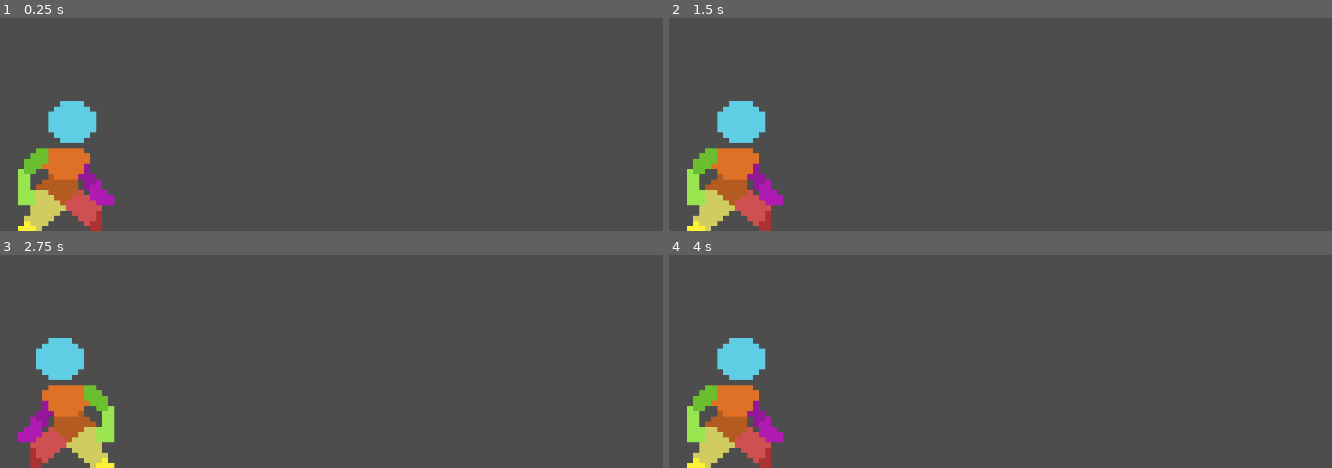
Above: before the commit, frames 1-4 (two rows, left to right).
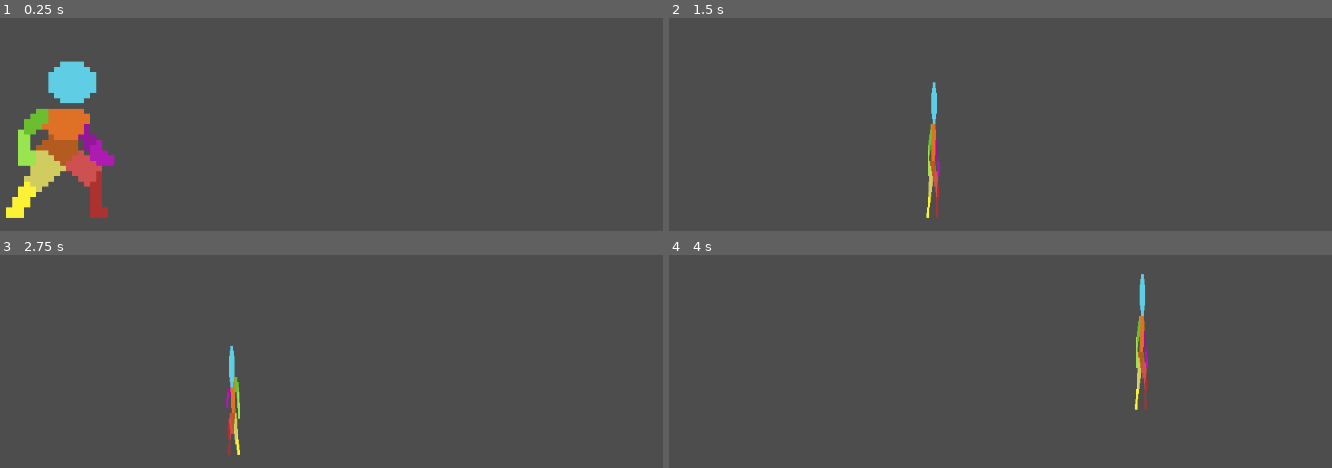
Above: after the commit, the same moments.

Repository: Filipe3110/Pap
Game: Godot game, scene res://Cenas/main.tscn
Same seed, same stepped clock (60 frames per second), same inputs: the game is played once before the commit and once after it.
Inputs:
- Up to frame 1 (0.25 s): no input
- Up to frame 2 (1.5 s): tap Enter at 0.5 s; hold D (right) from 0.53 s (still down); tap W (up) at 0.6, 0.77, 1.07, 1.35 s
- Up to frame 3 (2.75 s): tap W (up) at 1.52, 1.82, 2.1 s; release D (right) at 2.03 s; hold A (left) from 2.03 s (still down)
- Up to frame 4 (4 s): release A (left) at 2.78 s; hold D (right) from 2.78 s (still down); tap W (up) at 2.85, 3.02, 3.32, 3.6, 3.77 s

The runs differ from the first frame. In frame 1, 7.9% of the frame differs, in the area x 0-18%, y 20-100%; in frame 2, 5.7%; in frame 3, 5.7%; in frame 4, 5.7%.

Commit message:
Bug do pc de casa

Diff:
--- a/khaos/Cenas/player.tscn
+++ b/khaos/Cenas/player.tscn
@@ -1,7 +1,8 @@
-[gd_scene load_steps=13 format=3 uid="uid://ggd4lo3ux08y"]
+[gd_scene load_steps=18 format=3 uid="uid://ggd4lo3ux08y"]
 
 [ext_resource type="Script" path="res://Scrips/player.gd" id="1_5jnab"]
 [ext_resource type="Texture2D" uid="uid://dccph3d2ovpth" path="res://Sprites/Asset Packs 1-5/Asset Pack-V1/Player Idle/Player Idle 48x48.png" id="2_odjg4"]
+[ext_resource type="Texture2D" uid="uid://b2emwknhmsyn1" path="res://Sprites/Asset Packs 1-5/Asset Pack-V1/Player Land/player land 48x48.png" id="3_iyjnr"]
 
 [sub_resource type="AtlasTexture" id="AtlasTexture_fuxhr"]
 atlas = ExtResource("2_odjg4")
@@ -14,6 +15,22 @@
 [sub_resource type="AtlasTexture" id="AtlasTexture_qn15d"]
 atlas = ExtResource("2_odjg4")
 region = Rect2(432, 0, 48, 48)
+
+[sub_resource type="AtlasTexture" id="AtlasTexture_2jwge"]
+atlas = ExtResource("3_iyjnr")
+region = Rect2(192, 0, 48, 48)
+
+[sub_resource type="AtlasTexture" id="AtlasTexture_djqp5"]
+atlas = ExtResource("3_iyjnr")
+region = Rect2(144, 0, 48, 48)
+
+[sub_resource type="AtlasTexture" id="AtlasTexture_m5y2a"]
+atlas = ExtResource("3_iyjnr")
+region = Rect2(96, 0, 48, 48)
+
+[sub_resource type="AtlasTexture" id="AtlasTexture_h3hvb"]
+atlas = ExtResource("3_iyjnr")
+region = Rect2(48, 0, 48, 48)
 
 [sub_resource type="SpriteFrames" id="SpriteFrames_mp6q4"]
 animations = [{
@@ -29,6 +46,23 @@
 }],
 "loop": true,
 "name": &"idle",
+"speed": 5.0
+}, {
+"frames": [{
+"duration": 1.0,
+"texture": SubResource("AtlasTexture_2jwge")
+}, {
+"duration": 1.0,
+"texture": SubResource("AtlasTexture_djqp5")
+}, {
+"duration": 1.0,
+"texture": SubResource("AtlasTexture_m5y2a")
+}, {
+"duration": 1.0,
+"texture": SubResource("AtlasTexture_h3hvb")
+}],
+"loop": true,
+"name": &"run",
 "speed": 5.0
 }]
 
@@ -60,13 +94,13 @@
 [node name="Player" type="CharacterBody2D"]
 script = ExtResource("1_5jnab")
 
-[node name="AnimatedSprite2D" type="AnimatedSprite2D" parent="."]
+[node name="anim" type="AnimatedSprite2D" parent="."]
 position = Vector2(4.50001, -2)
 scale = Vector2(8.64583, 7.5)
 sprite_frames = SubResource("SpriteFrames_mp6q4")
-animation = &"idle"
+animation = &"run"
 autoplay = "idle"
-frame_progress = 0.372457
+frame_progress = 0.355911
 
 [node name="CollisionShape2D" type="CollisionShape2D" parent="."]
 position = Vector2(2, 0)
--- a/khaos/Scrips/player.gd
+++ b/khaos/Scrips/player.gd
@@ -1,19 +1,24 @@
 extends CharacterBody2D
 
-@export var SPEED:= 200.0
-@export var grav: = 10.0
-#@onready var anim_player: AnimationPlayer = get_node("AnimationPlayer")
-	#anim_player.play("idle")
-@onready var anim_sprite := $AnimatedSprite2
+
+const SPEED = 300.0
+const JUMP_VELOCITY = -400.0
+@onready var anim_sprite :=$anim as AnimatedSprite2D
 
 func _physics_process(delta: float) -> void:
-	if !is_on_floor():
-		velocity.y += grav
-	if Input.is_action_pressed("right"):
-		velocity.x = SPEED if (is_on_floor()) else SPEED * 1.3
-		$AnimatedSprite2D.flip_h = false
-	elif Input.is_action_pressed("left"):
-		velocity.x = -SPEED if (is_on_floor()) else -SPEED * 1.3
-		$AnimatedSprite2D.flip_h = true
+	if not is_on_floor():
+		velocity += get_gravity() * delta
+
+	if Input.is_action_just_pressed("up") and is_on_floor():
+		velocity.y = JUMP_VELOCITY
+	var direction := Input.get_axis("left", "right")
+	if direction !=0:
+		velocity.x = direction * SPEED
+		anim_sprite.play("run")
+		anim_sprite.scale.x = direction
 	else:
-		velocity.x = 0
+		velocity.x = move_toward(velocity.x, 0, SPEED)
+		anim_sprite.play("idle")
+
+
+	move_and_slide()
